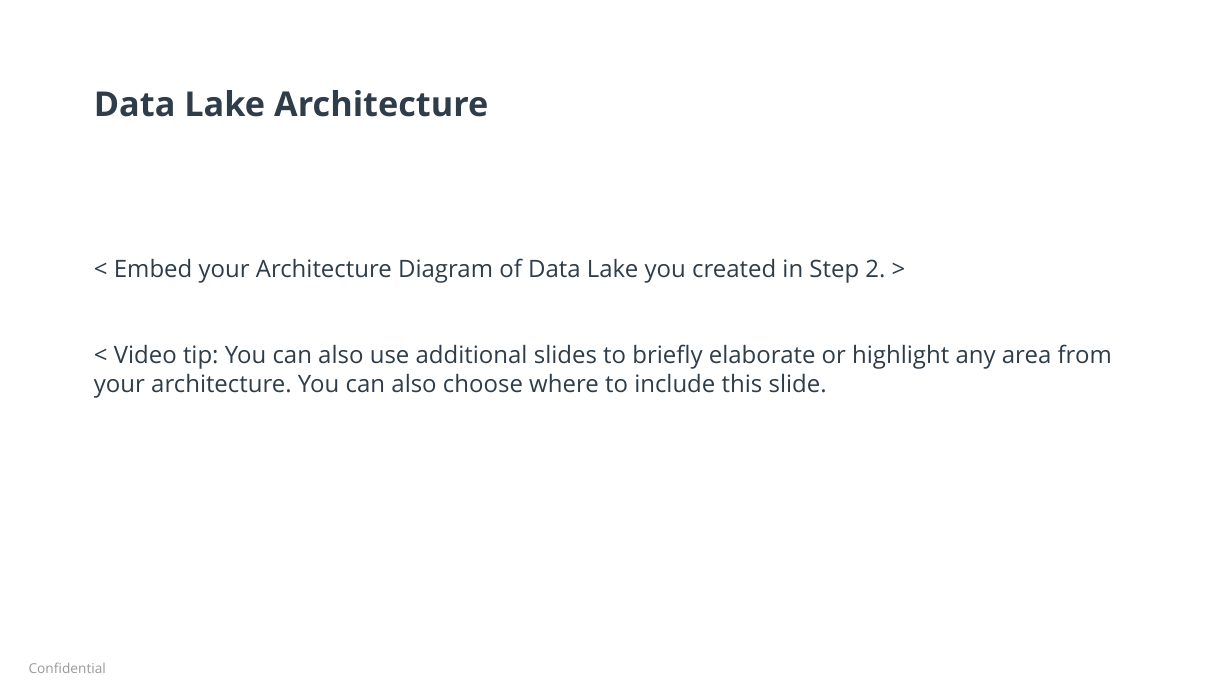
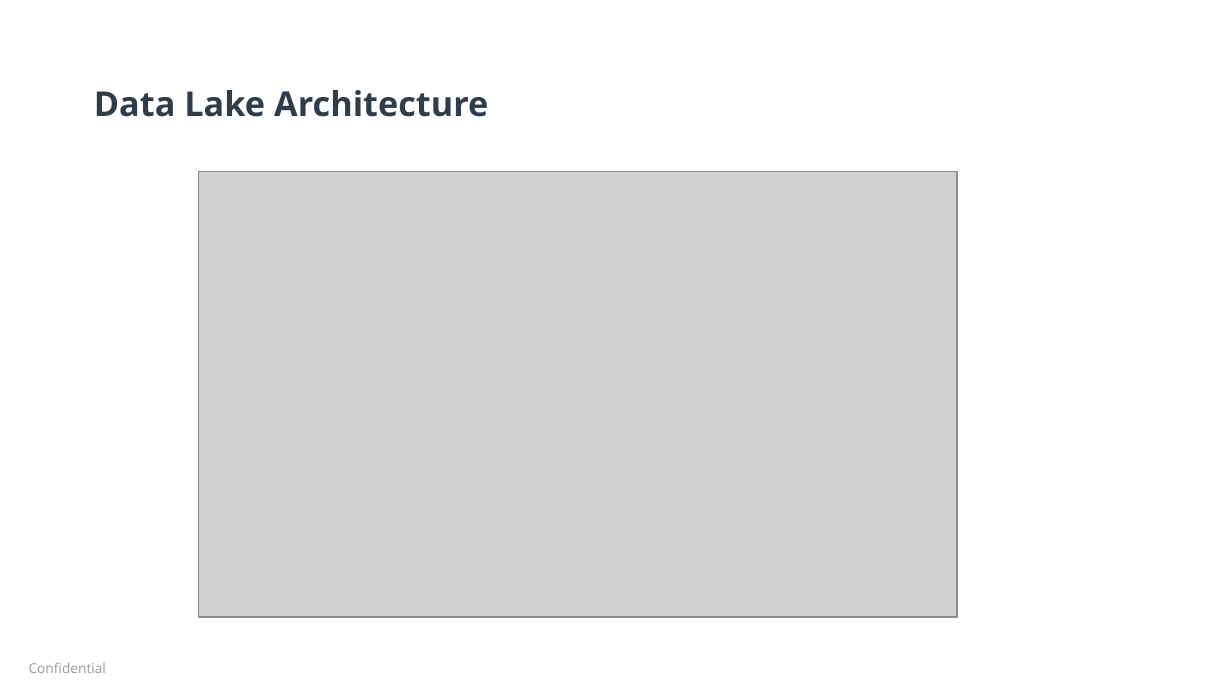
Before and after one commit to fuongcao/udacity-data-achitect, a slide deck: slide 9 of 3- Enterprise Data Lake/Datalake Executive Presentation.pptx. Drawn at 1232x693 pixels with LibreOffice and Linux fonts; fonts in the diff are those of the drawing; grey boxes stand for pictures; background and template pictures are left out. Boxes give left, top, right and bottom in pixels: in the first picture for what was removed or moved away, otherwise in the second. Text is boxed around its words. In the diff, an @@ line names an element or a change of style, - is before the commit and + after.

```diff
--- a/3- Enterprise Data Lake/Datalake Executive Presentation.pptx
+++ b/3- Enterprise Data Lake/Datalake Executive Presentation.pptx
@@ picture added at [198, 172, 956, 617] @@
@@ text removed at [94, 258, 1112, 398] @@
-< Embed your Architecture Diagram of Data Lake you created in Step 2. >
-< Video tip: You can also use additional slides to briefly elaborate or highlight any area from your architecture. You can also choose where to include this slide.
```
Also in this commit, not shown: 4 other slides changed.
